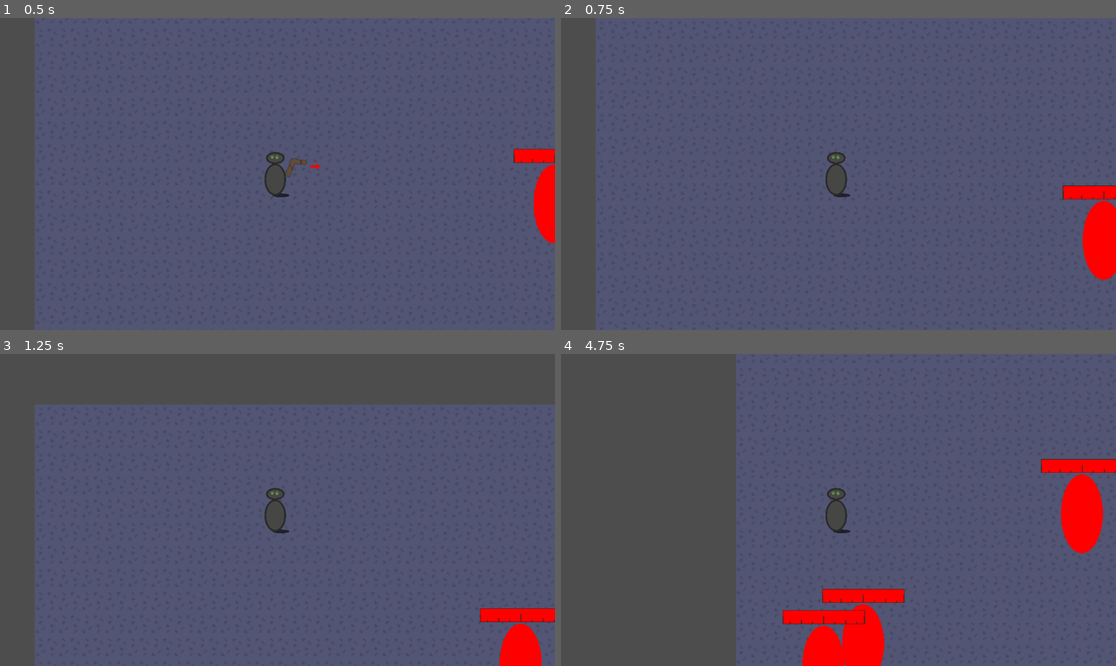
Above: before the commit, frames 1-4 (two rows, left to right).
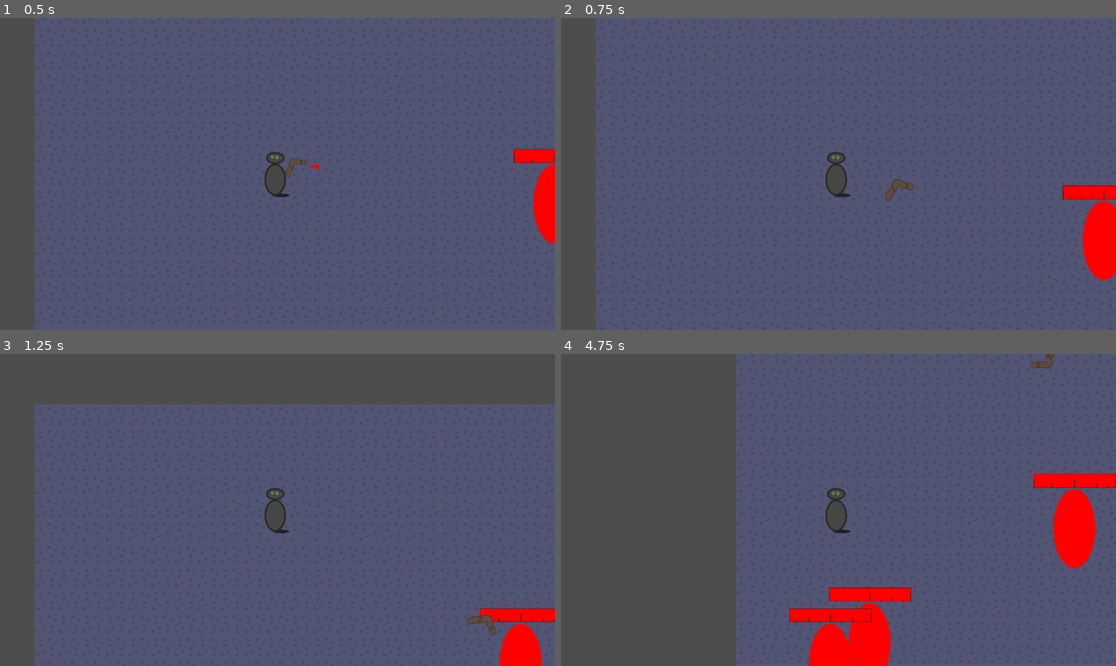
Above: after the commit, the same moments.

Repository: Jacob-Hawksley/Boomerang-Battleground
Game: Godot game, scene res://node.tscn
The game is run twice, just before and just after one commit, with the same random seed, the same clock (stepped at 60 frames per second) and the same inputs.
Inputs:
- Up to frame 1 (0.5 s): no input
- Up to frame 2 (0.75 s): tap Enter at 0.5 s; hold W (up) from 0.53 s (still down); tap Space (shoot) at 0.6 s
- Up to frame 3 (1.25 s): keep holding W (up)
- Up to frame 4 (4.75 s): tap Down (aimdown) at 1.35 s; tap Space (shoot) at 1.55, 2, 2.3, 3.05, 3.8, 4.35 s; release W (up) at 2.03 s; hold A (left) 2.03-3.53 s; tap Left (aimleft) at 2.1 s; tap Right (aimright) at 2.85 s; hold S (down) 3.53-4.28 s; tap Up (aimup) at 3.6 s; hold D (right) from 4.28 s (still down)

Frame 1 is identical in both runs. In frame 2, 0.1% of the frame differs, in the area x 58-64%, y 51-59%; in frame 3, 0.1%; in frame 4, 3.4%, in the area x 39-100%, y 0-100%.
Error before the commit: Invalid access to property or key 'global_transform' on a base object of type 'Nil'. (res://player.gd:26)

Commit message:
boomerang fixed

Diff:
--- a/basic_enemy.gd
+++ b/basic_enemy.gd
@@ -1,14 +1,14 @@
 extends CharacterBody2D
-
 const basehp = 100
 var speed = 100
+var player: CharacterBody2D
 # Called when the node enters the scene tree for the first time.
 func _ready() -> void:
 	position.x = 50 + (randi() % 1550)
 	position.y = 50 + (randi() % 1125)
-
+	player = get_node('../Player')
 
 # Called every frame. 'delta' is the elapsed time since the previous frame.
 func _physics_process(delta: float) -> void:
-	velocity = (Player.global_position - global_position).normalized() * speed
+	velocity = (player.global_position - global_position).normalized() * speed
 	move_and_slide()
--- a/player.gd
+++ b/player.gd
@@ -22,7 +22,7 @@
 	if Main.thrown != true:
 		Main.thrown = true
 		var b = Bullet.instantiate()
-		Main.add_child(b)
+		owner.add_child(b)
 		b.transform = Marker.global_transform
 		await get_tree().create_timer(throwcd).timeout
 		Main.thrown = false
--- a/project.godot
+++ b/project.godot
@@ -18,7 +18,6 @@
 [autoload]
 
 Main="*res://main.gd"
-Player="*res://player.gd"
 
 [editor_plugins]
 
